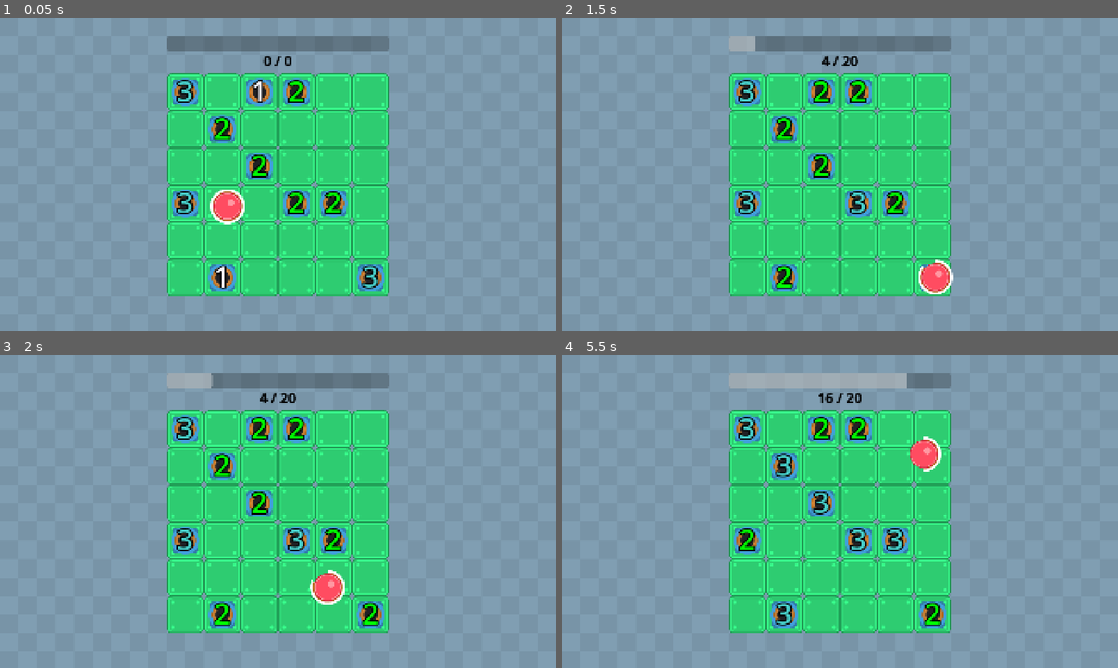
Above: before the commit, frames 1-4 (two rows, left to right).
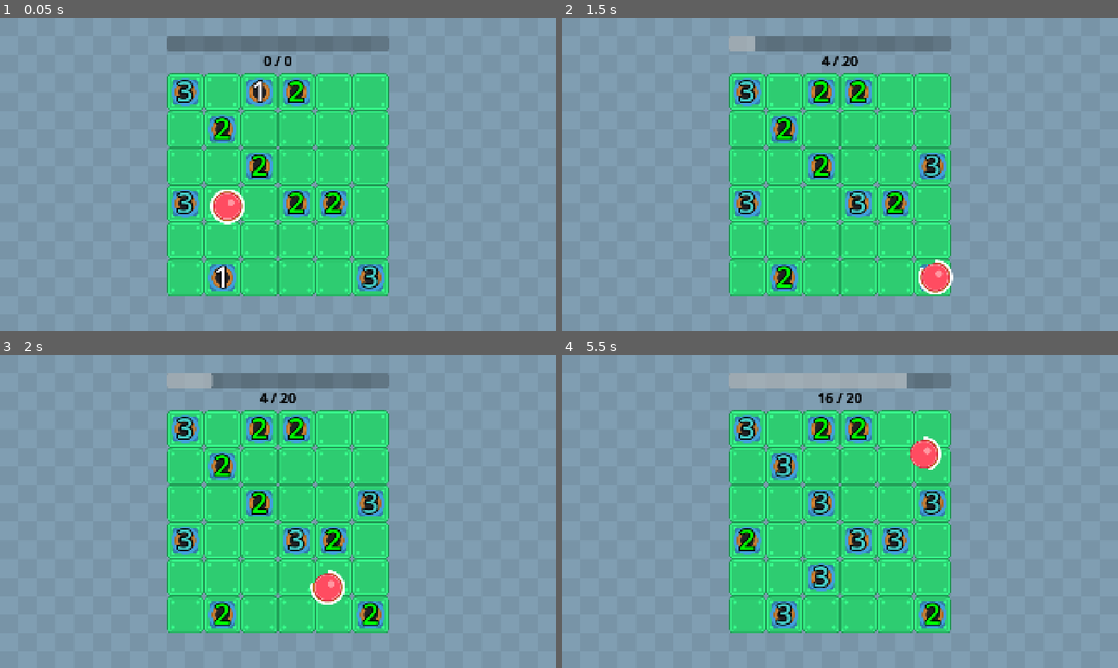
Above: after the commit, the same moments.

Repository: wanamelon/prototype_monorepo
Game: Godot game, scene res://source/bounce_main.tscn
The game is run twice, just before and just after one commit, with the same random seed, the same clock (stepped at 60 frames per second) and the same inputs.
Inputs:
- Up to frame 1 (0.05 s): no input
- Up to frame 2 (1.5 s): no input
- Up to frame 3 (2 s): no input
- Up to frame 4 (5.5 s): no input

Frame 1 is identical in both runs. In frame 2, 0.4% of the frame differs, in the area x 64-70%, y 43-81%; in frame 3, 0.4%; in frame 4, 0.8%, in the area x 44-70%, y 36-76%.

Commit message:
Spawn new coin in random loc on bounce

Diff:
--- a/roller/source/bounce_main.tscn
+++ b/roller/source/bounce_main.tscn
@@ -15,13 +15,23 @@
 item_id = 1
 metadata/_custom_type_script = "uid://ckw8rr21jqg1f"
 
+[sub_resource type="Resource" id="Resource_k3n88"]
+script = ExtResource("2_vx23h")
+item_id = 2
+metadata/_custom_type_script = "uid://ckw8rr21jqg1f"
+
+[sub_resource type="Resource" id="Resource_ovsfe"]
+script = ExtResource("2_vx23h")
+item_id = 2
+metadata/_custom_type_script = "uid://ckw8rr21jqg1f"
+
 [sub_resource type="ShaderMaterial" id="ShaderMaterial_to078"]
 shader = ExtResource("1_p5ard")
 shader_parameter/saturation = 0.30000001425
 
 [node name="BounceMain" type="Node2D"]
 script = ExtResource("1_ovsfe")
-items = Array[ExtResource("2_vx23h")]([SubResource("Resource_0panw"), SubResource("Resource_0panw"), SubResource("Resource_0panw"), SubResource("Resource_vx23h")])
+items = Array[ExtResource("2_vx23h")]([SubResource("Resource_0panw"), SubResource("Resource_0panw"), SubResource("Resource_vx23h"), SubResource("Resource_k3n88"), SubResource("Resource_ovsfe")])
 
 [node name="TextureRect" type="TextureRect" parent="."]
 material = SubResource("ShaderMaterial_to078")
--- a/roller/source/enums.gd
+++ b/roller/source/enums.gd
@@ -2,5 +2,6 @@
 
 enum ItemId {
 	ADD_STAMINA,
-	SPEED_BUFF_ON_DESTROY
+	SPEED_BUFF_ON_DESTROY,
+	SPAWN_RANDOM_TILE_OBJECT
 }
--- a/roller/source/game_board.gd
+++ b/roller/source/game_board.gd
@@ -11,13 +11,29 @@
 	var available_cells: Array[Vector2i] = $TileMapLayer.get_used_cells().duplicate()
 	available_cells.shuffle()
 	for cell in available_cells.slice(0, 10 + round * 2):
-		var grid_item: TileObject = TILE_OBJECT_SCENE.instantiate()
-		grid_item.position = $TileMapLayer.map_to_local(cell)
-		grid_item.level = _random.randi_range(1, 3)
-		$TileObjects.add_child(grid_item)
+		_spawn_item(cell)
 
 func spawn_ball(items: Array[ItemDef]):
 	_player_ball = PLAYER_BALL_SCENE.instantiate().scene_init(items)
 	_player_ball.position = $TileMapLayer.map_to_local($TileMapLayer.get_used_cells().pick_random())
+	_player_ball.spawn_item.connect(self._spawn_item_in_random_cell)
 	add_child(_player_ball)
 	return _player_ball
+
+func _spawn_item(cell: Vector2i):
+	var grid_item: TileObject = TILE_OBJECT_SCENE.instantiate()
+	grid_item.position = $TileMapLayer.map_to_local(cell)
+	grid_item.level = _random.randi_range(1, 3)
+	$TileObjects.add_child(grid_item)
+
+func _spawn_item_in_random_cell(spawn_chance: float):
+	if _random.randf() > spawn_chance:
+		return
+	var available_cells: Array[Vector2i] = [] # $TileMapLayer.get_used_cells().duplicate()
+	var occupied_cells: Array[Vector2i] = []
+	for existing_item: Node2D in $TileObjects.get_children():
+		occupied_cells.append($TileMapLayer.local_to_map(existing_item.position))
+	for possible_grid_cell: Vector2i in $TileMapLayer.get_used_cells():
+		if not possible_grid_cell in occupied_cells:
+			available_cells.append(possible_grid_cell)
+	_spawn_item(available_cells.pick_random())
--- a/roller/source/player_ball.gd
+++ b/roller/source/player_ball.gd
@@ -2,6 +2,7 @@
 
 signal finished(points: int)
 signal points_changed(old: int, new: int)
+signal spawn_item(chance: float)
 
 var _random := RandomNumberGenerator.new()
 var _speed: float = 400.0
@@ -30,6 +31,11 @@
 	if collision_result:
 		velocity = velocity.bounce(collision_result.get_normal())
 		velocity = velocity.rotated(deg_to_rad(_random.randf_range(-5, 5)))
+		var spawn_chance := 0.0
+		for item in _items:
+			if item.item_id == E.ItemId.SPAWN_RANDOM_TILE_OBJECT:
+				spawn_chance = min(1.0, spawn_chance + 0.2)
+		spawn_item.emit(spawn_chance)
 	if _stamina_seconds <= 0:
 		var damping_factor: float = 4 * velocity.length() * delta
 		velocity -= velocity.normalized() * damping_factor
Not shown: 1 places in roller/source/bounce_main.tscn that only renumber resources
Not shown, changed: roller/dev_notes.md
